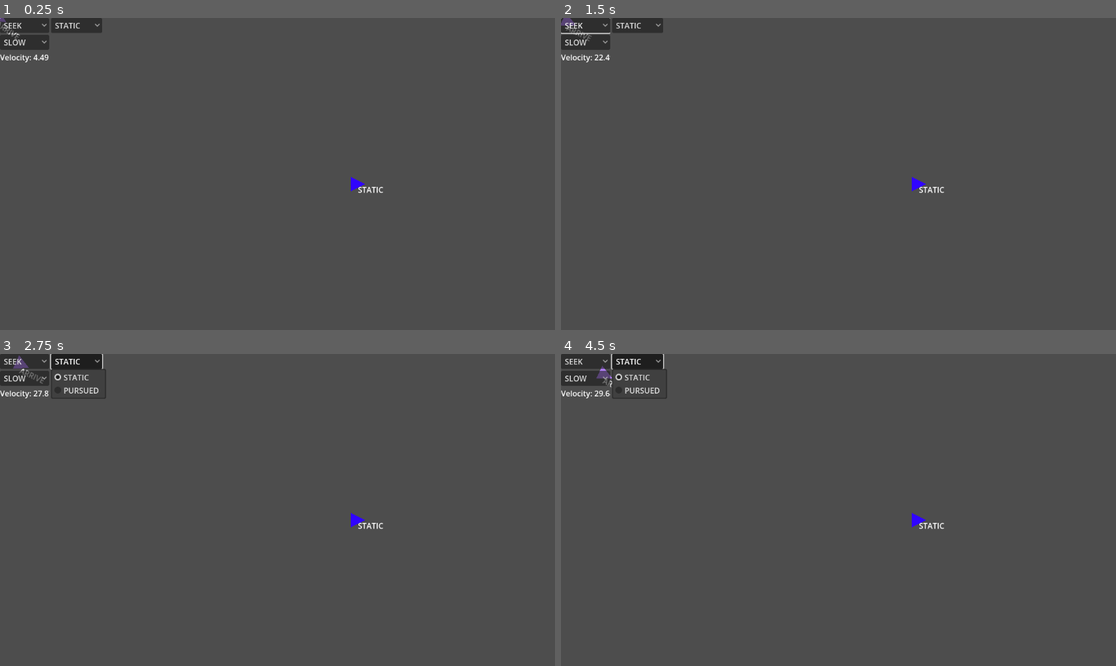
Above: before the commit, frames 1-4 (two rows, left to right).
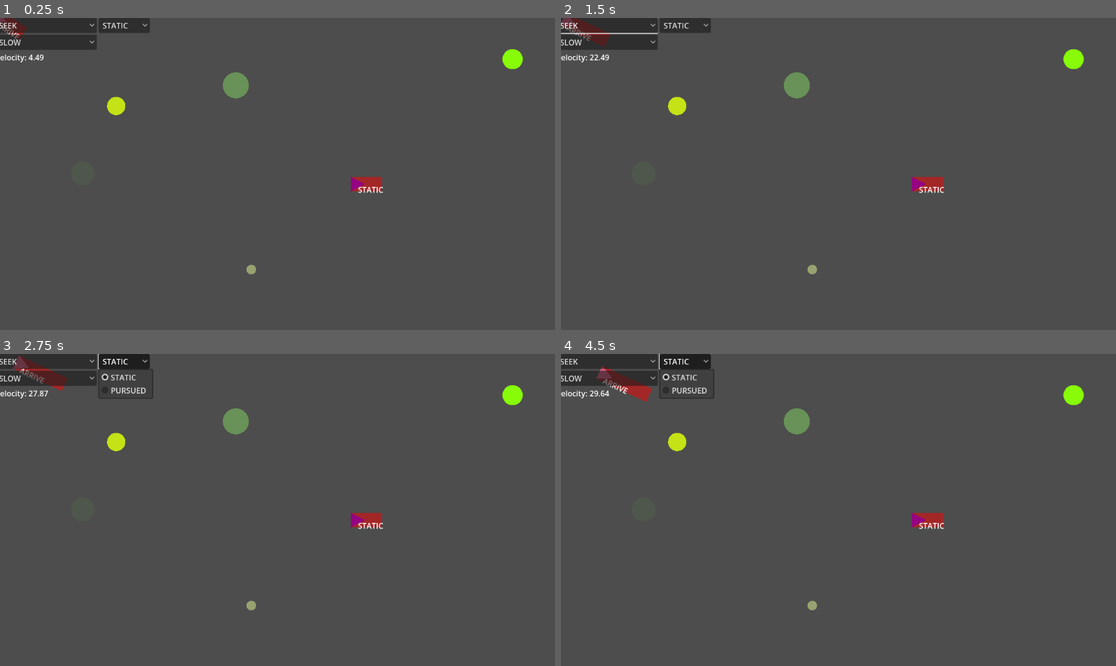
Above: after the commit, the same moments.

Repository: 702BH/GameAIProjects
Game: Godot game, scene res://ProgrammingGameAIByExample/world.tscn
Two runs of this game, one before a commit and one after it. Both use one fixed random seed, a clock stepped at 60 frames per second and the inputs below. The project has no main scene, so this scene is started directly.
Inputs:
- Up to frame 1 (0.25 s): no input
- Up to frame 2 (1.5 s): click "SEEK" at 0.5 s; click "SLOW" at 1.25 s
- Up to frame 3 (2.75 s): click "STATIC" at 2 s
- Up to frame 4 (4.5 s): click "SEEK" at 2.75 s; click "SLOW" at 3.5 s; click "STATIC" at 4.25 s

The runs differ from the first frame. In frame 1, 2.2% of the frame differs, in the area x 0-95%, y 0-83%; in frame 2, 2.3%; in frame 3, 2.4%; in frame 4, 2.4%.

Commit message:
attempting collision detections

Diff:
--- /dev/null
+++ b/aiforgamesprojects/ProgrammingGameAIByExample/SteeringBehaviours/steering_obstacle_avoidance.gd
@@ -0,0 +1,7 @@
+class_name SteeringObstacleAvoidance
+extends SteeringState
+
+
+
+func _enter_tree() -> void:
+	print("Avoiding")
--- a/aiforgamesprojects/ProgrammingGameAIByExample/SteeringBehaviours/steering_pursue.gd
+++ b/aiforgamesprojects/ProgrammingGameAIByExample/SteeringBehaviours/steering_pursue.gd
@@ -6,6 +6,16 @@
 	print("PURSUING")
 
 func _physics_process(delta: float) -> void:
+
+	var tagged_obstacles : Array[Obstacle] = []
+	tagged_obstacles = get_obstacles_in_detector()
+
+	if !tagged_obstacles.is_empty():
+		print(tagged_obstacles)
+	else:
+		print("NO OBSTACLES")
+
+
 	var to_evader = target.position - vehicle.position
 	var relative_heading = vehicle.velocity.normalized().dot(target.velocity.normalized())
 
--- a/aiforgamesprojects/ProgrammingGameAIByExample/SteeringBehaviours/steering_state.gd
+++ b/aiforgamesprojects/ProgrammingGameAIByExample/SteeringBehaviours/steering_state.gd
@@ -5,7 +5,24 @@
 
 var vehicle : Vehicle = null
 var target : Target = null
+var obstacles : Array[Obstacle] = []
 
-func setup(context_vehicle: Vehicle, context_target: Target) ->void:
+func setup(context_vehicle: Vehicle, context_target: Target, context_obstacles) ->void:
 	vehicle = context_vehicle
 	target = context_target
+	obstacles = context_obstacles
+
+
+
+func get_obstacles_in_detector() -> Array[Obstacle]:
+	var tagged_obstacles : Array[Obstacle] = []
+
+	var vel = vehicle.velocity.normalized()
+	vel = vel * vehicle.detection_box_length
+
+
+	for obstacle in obstacles:
+		if obstacle.position.x + obstacle.collision_radius > vehicle.position.x - vehicle.radius and obstacle.position.x + obstacle.collision_radius < vehicle.position.x +  vel.x - vehicle.radius:
+			if obstacle.position.y + obstacle.collision_radius > vehicle.position.y + vehicle.radius and obstacle.position.y + obstacle.collision_radius < vehicle.position.y +  vel.y + vehicle.radius:
+				tagged_obstacles.append(obstacle)
+	return tagged_obstacles
--- a/aiforgamesprojects/ProgrammingGameAIByExample/mover.gd
+++ b/aiforgamesprojects/ProgrammingGameAIByExample/mover.gd
@@ -5,6 +5,9 @@
 var acceleration := Vector2.ZERO
 var velocity := Vector2(0.0, 1.0)
 var radius := 15.0
+var min_detection_box_length := 50.0
+var detection_box_length := 50.0
+
 
 
 @export var mass := 1.0
@@ -13,6 +16,8 @@
 @export var max_turn_rate := 1.0
 @export var color : Color
 @export var flee_speed := 1.0
+
+var pointsDetector : PackedVector2Array = []
 
 
 func _process(_delta):
@@ -25,6 +30,14 @@
 	var points = PackedVector2Array([Vector2(-radius, -radius), Vector2(radius, 0), Vector2(-radius, radius)])
 	var colors = PackedColorArray([color.to_rgba64(), color.to_rgba64(), color.to_rgba64()])
 	draw_primitive(points, colors, [])
+	pointsDetector = PackedVector2Array([
+		Vector2(-radius, -radius),
+		Vector2(detection_box_length, -radius),
+		Vector2(detection_box_length, radius),
+		Vector2(-radius, radius)
+	])
+	var colorsDetector = PackedColorArray([Color.from_rgba8(255, 0,0,125), Color.from_rgba8(255, 0,0,125), Color.from_rgba8(255, 0,0,125)])
+	draw_primitive(pointsDetector, colorsDetector, [])
 
 
 func wrap_around() -> void:
--- /dev/null
+++ b/aiforgamesprojects/ProgrammingGameAIByExample/obstacle.gd
@@ -0,0 +1,19 @@
+class_name Obstacle
+extends Node2D
+
+
+var radius := randi_range(10, 30)
+var color : Color
+var collision_radius := 0.0
+
+func _enter_tree() -> void:
+	position = Vector2(randf_range(50, get_window().size.x -50), randf_range(50, get_window().size.y -50))
+
+func _ready() -> void:
+	color = Color.from_rgba8(randi_range(0, 255), randi_range(0, 255), randi_range(0, 255), 255)
+
+func _process(delta: float) -> void:
+	queue_redraw()
+
+func _draw() -> void:
+	draw_circle(Vector2.ZERO, radius, color)
--- /dev/null
+++ b/aiforgamesprojects/ProgrammingGameAIByExample/obstacle.tscn
@@ -0,0 +1,6 @@
+[gd_scene load_steps=2 format=3 uid="uid://bfhra6m6rk0hg"]
+
+[ext_resource type="Script" uid="uid://c4d4p7oi7p0n3" path="res://ProgrammingGameAIByExample/obstacle.gd" id="1_t5dju"]
+
+[node name="Obstacle" type="Node2D"]
+script = ExtResource("1_t5dju")
--- a/aiforgamesprojects/ProgrammingGameAIByExample/steering_state_factory.gd
+++ b/aiforgamesprojects/ProgrammingGameAIByExample/steering_state_factory.gd
@@ -8,7 +8,8 @@
 		Vehicle.State.FLEE : SteeringFlee,
 		Vehicle.State.ARRIVE : SteeringArrive,
 		Vehicle.State.PURSUE : SteeringPursuing,
-		Vehicle.State.WANDER : SteeringWander
+		Vehicle.State.WANDER : SteeringWander,
+		Vehicle.State.OBSTACLE_AVOIDANCE : SteeringObstacleAvoidance
 	}
 
 func get_fresh_state(state: Vehicle.State) -> SteeringState:
--- a/aiforgamesprojects/ProgrammingGameAIByExample/vehicle.gd
+++ b/aiforgamesprojects/ProgrammingGameAIByExample/vehicle.gd
@@ -4,7 +4,7 @@
 const PANIC_DISTANCE := 50.0
 
 
-enum State {SEEK, FLEE, ARRIVE, PURSUE, WANDER}
+enum State {SEEK, FLEE, ARRIVE, PURSUE, WANDER, OBSTACLE_AVOIDANCE}
 enum Deceleration {FAST = 1, NORMAL = 2, SLOW = 3}
 
 
@@ -15,12 +15,15 @@
 var state_factory := SteeringStateFactory.new()
 var deceleration_factor := 0
 
+var obstacles : Array[Obstacle] = []
+
 
 #func _ready() -> void:
 	#switch_state(State.SEEK)
 
 
 func _physics_process(delta: float) -> void:
+	detection_box_length = min_detection_box_length + (velocity.length() / max_speed) * min_detection_box_length
 	velocity += acceleration * delta
 	velocity = velocity.limit_length(max_speed)
 	position += velocity * delta
@@ -32,7 +35,7 @@
 	if current_state != null:
 		current_state.queue_free()
 	current_state = state_factory.get_fresh_state(state)
-	current_state.setup(self, target)
+	current_state.setup(self, target, obstacles)
 	current_state.state_transition_requested.connect(switch_state.bind())
 	current_state.name = "SteeringStateMachine: " + str(state)
 	call_deferred("add_child", current_state)
--- a/aiforgamesprojects/ProgrammingGameAIByExample/world.gd
+++ b/aiforgamesprojects/ProgrammingGameAIByExample/world.gd
@@ -7,16 +7,24 @@
 
 var selected_target_state := "STATIC"
 
+var obstacles : Array[Obstacle] = []
+@export var obstacle_count := 5
+
 @onready var vechile : Vehicle = $Vehicle
 @onready var target : Target = $Target
+@onready var obstacle_container: Node2D = $ObstacleContainer
 
 func _ready() -> void:
+	spawn_obstacles()
 	target.position = Vector2(randi_range(0, get_window().size.x), randi_range(0, get_window().size.y))
 	target.vehicle = vechile
 	vechile.target = target
 	vechile.deceleration_factor = vechile.Deceleration.get(selected_deceleration)
+	vechile.obstacles = obstacles
 	vechile.switch_state(vechile.State.ARRIVE)
 	target.switch_state(Target.State.STATIC)
+
+
 
 func _process(delta: float) -> void:
 	if vechile.current_state is SteeringArrive:
@@ -31,7 +39,7 @@
 	if event is InputEventMouseButton:
 		if event.button_index == MOUSE_BUTTON_LEFT:
 			target.position = get_global_mouse_position()
-			target.switch_state(Target.State.PURSUED)
+			target.switch_state(Target.State.STATIC)
 			vechile.target = target
 			vechile.switch_state(vechile.State.get(selected_text))
 
@@ -54,3 +62,11 @@
 	var selected = $UI/HBoxContainer/TargetControls/TargetState.selected
 	selected_target_state = $UI/HBoxContainer/TargetControls/TargetState.get_item_text(selected)
 	target.switch_state(Target.State.get(selected_target_state))
+
+
+func spawn_obstacles() -> void:
+	for i in range(obstacle_count):
+		var obstacle = Obstacle.new()
+		obstacle.collision_radius = vechile.radius
+		obstacles.append(obstacle)
+		obstacle_container.add_child(obstacle)
--- a/aiforgamesprojects/ProgrammingGameAIByExample/world.tscn
+++ b/aiforgamesprojects/ProgrammingGameAIByExample/world.tscn
@@ -7,11 +7,13 @@
 [node name="World" type="Node2D"]
 script = ExtResource("1_f5fps")
 
+[node name="ObstacleContainer" type="Node2D" parent="."]
+
 [node name="Vehicle" parent="." instance=ExtResource("1_1fom0")]
 max_speed = 30.0
 max_force = 20.0
 max_turn_rate = 80.0
-color = Color(0.894215, 0.213081, 0.709018, 1)
+color = Color(0.894118, 0.211765, 0.709804, 1)
 
 [node name="Target" parent="." instance=ExtResource("3_3tj7m")]
 max_speed = 25.0
@@ -43,7 +45,7 @@
 [node name="OptionButton" type="OptionButton" parent="UI/HBoxContainer/VBoxContainer"]
 layout_mode = 2
 selected = 0
-item_count = 5
+item_count = 6
 popup/item_0/text = "SEEK"
 popup/item_0/id = 0
 popup/item_1/text = "FLEE"
@@ -54,6 +56,8 @@
 popup/item_3/id = 3
 popup/item_4/text = "WANDER"
 popup/item_4/id = 4
+popup/item_5/text = "OBSTACLE_AVOIDANCE"
+popup/item_5/id = 5
 
 [node name="DecelerationFactor" type="OptionButton" parent="UI/HBoxContainer/VBoxContainer"]
 layout_mode = 2
Not shown, added: aiforgamesprojects/ProgrammingGameAIByExample/SteeringBehaviours/steering_obstacle_avoidance.gd.uid
Not shown, added: aiforgamesprojects/ProgrammingGameAIByExample/obstacle.gd.uid
